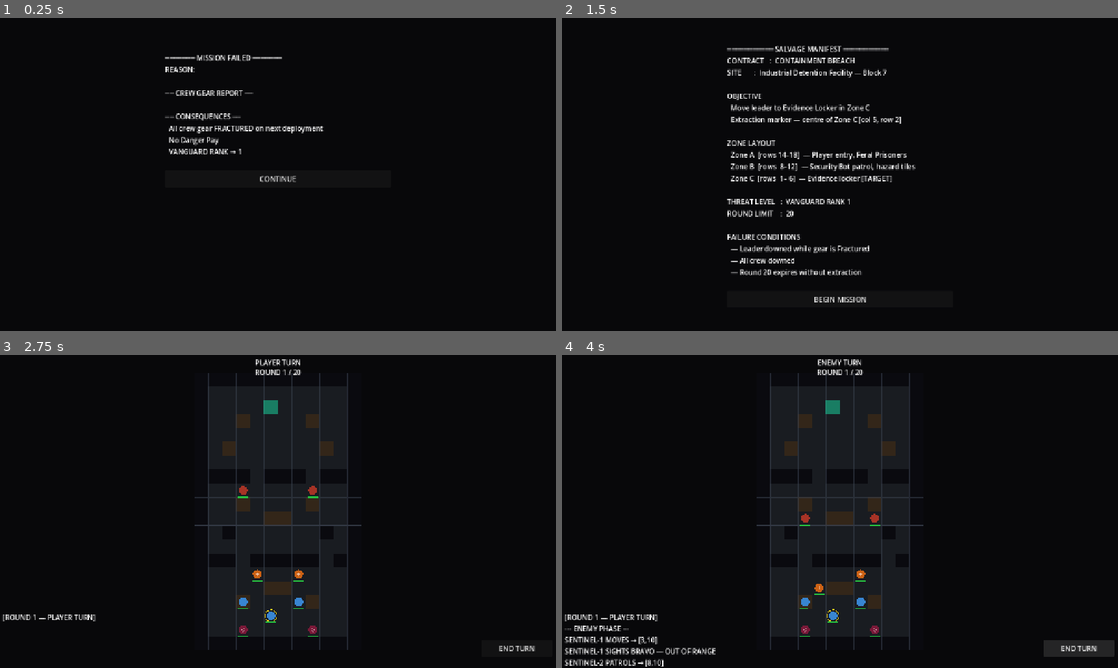
Above: before the commit, frames 1-4 (two rows, left to right).
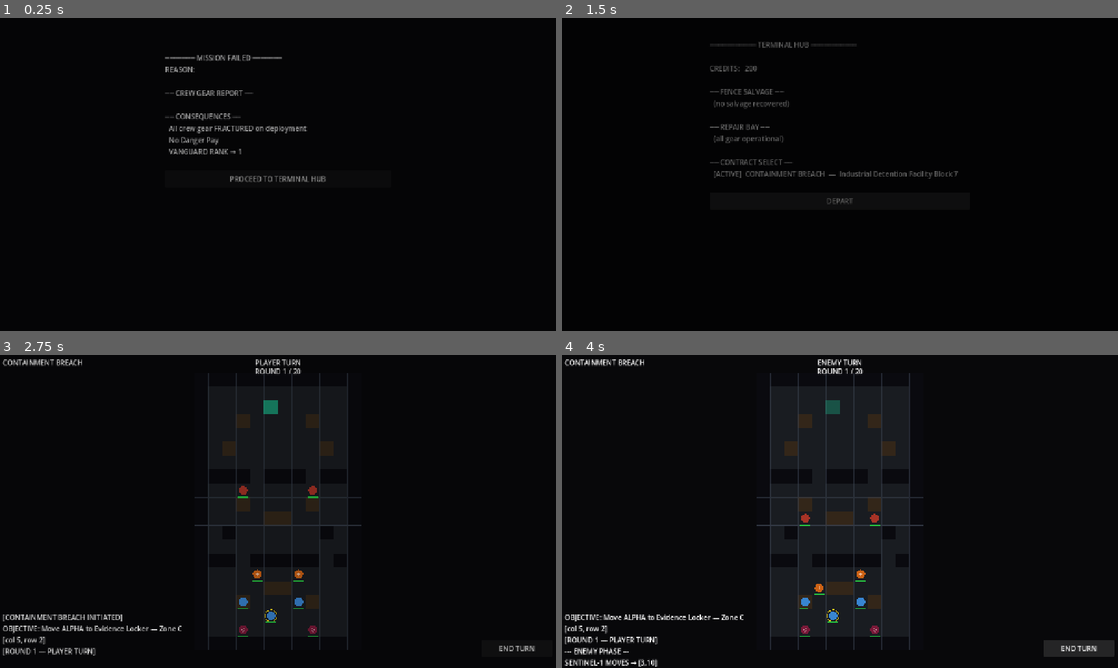
Above: after the commit, the same moments.

Repository: kavemankai/wizcool
Game: Godot game, scene res://scenes/MissionResult.tscn
Two runs of this game, one before a commit and one after it. Both use one fixed random seed, a clock stepped at 60 frames per second and the inputs below. Before the commit the project has no main scene; this scene is started directly in both runs.
Inputs (mouse positions are in pixels of both pictures, inside the frame that each line leads up to):
- Up to frame 1 (0.25 s): no input
- Up to frame 2 (1.5 s): click "CONTINUE" (after the commit: "PROCEED TO TERMINAL HUB") at 0.5 s; click (840, 199) at 1.25 s, where only the run after the commit has a clickable "DEPART"
- Up to frame 3 (2.75 s): click "BEGIN MISSION" at 2 s
- Up to frame 4 (4 s): click "END TURN" at 2.75 s; click "END TURN" at 3.5 s

The runs differ from the first frame. In frame 1, 1.2% of the frame differs, in the area x 29-59%, y 11-53%; in frame 2, 5.4%, in the area x 26-72%, y 7-91%; in frame 3, 1.6%; in frame 4, 1.8%.

Commit message:
Phase 8-10: Terminal Hub economy, Containment Breach loop, Polish
SaveData: JSON persistence for credits and crew gear across missions
MissionState: danger_pay, loot as dicts, record_result for full handoff
SceneTransition autoload: fade-to-black between all scenes
TerminalHub: fence salvage (+60cr/item), repair broken gear (-80cr), contract display
Main: gear archive with carry-over, fracture-on-fail consequence, DANGER_PAY=150
MissionResult: danger pay display, routes to TerminalHub
GridManager: pulsing extraction tile via _process
HUD: mission label, round counter, show_btn rename
CLAUDE.md: all 10 phases marked complete

Co-Authored-By: Claude Sonnet 4.6 <noreply@anthropic.com>

Diff:
--- a/project.godot
+++ b/project.godot
@@ -8,23 +8,32 @@
 
 config_version=5
 
+[animation]
+
+compatibility/default_parent_skeleton_in_mesh_instance_3d=true
+
 [application]
 
 config/name="Fringe Ledger"
-config/features=PackedStringArray("4.4")
+run/main_scene="res://scenes/Main.tscn"
+config/features=PackedStringArray("4.6")
 config/icon="res://icon.svg"
 config/run/main_scene="res://scenes/SalvageManifest.tscn"
 
 [autoload]
 
 MissionState="*res://scripts/MissionState.gd"
+SceneTransition="*res://scripts/SceneTransition.gd"
 
 [display]
 
 window/size/viewport_width=1280
 window/size/viewport_height=720
 window/stretch/mode="canvas_items"
-window/stretch/aspect="keep"
+
+[dotnet]
+
+project/assembly_name="Fringe Ledger"
 
 [physics]
 
--- /dev/null
+++ b/scenes/TerminalHub.tscn
@@ -0,0 +1,6 @@
+[gd_scene load_steps=2 format=3]
+
+[ext_resource type="Script" path="res://scripts/TerminalHub.gd" id="1_hub"]
+
+[node name="TerminalHub" type="Control"]
+script = ExtResource("1_hub")
--- a/scripts/GridManager.gd
+++ b/scripts/GridManager.gd
@@ -24,11 +24,17 @@
 var _attack_highlights: Array[GridPos] = []
 var _warning_tiles: Array[GridPos] = []
 var _extraction_tile: GridPos = null
+var _extract_time: float = 0.0
 
 func _ready() -> void:
 	_init_tiles()
 	_place_prototype_layout()
 	queue_redraw()
+
+func _process(delta: float) -> void:
+	if _extraction_tile != null:
+		_extract_time += delta
+		queue_redraw()
 
 func _init_tiles() -> void:
 	tiles.resize(GRID_WIDTH)
@@ -98,9 +104,12 @@
 		draw_rect(Rect2(pos.x * TILE_SIZE, pos.y * TILE_SIZE, TILE_SIZE, TILE_SIZE), WARNING_HIGHLIGHT)
 
 	if _extraction_tile != null:
+		var pulse := sin(_extract_time * 2.8) * 0.18 + 0.48
+		var ecol := EXTRACT_HIGHLIGHT
+		ecol.a = pulse
 		draw_rect(
 			Rect2(_extraction_tile.x * TILE_SIZE, _extraction_tile.y * TILE_SIZE, TILE_SIZE, TILE_SIZE),
-			EXTRACT_HIGHLIGHT
+			ecol
 		)
 
 func get_tile_type(pos: GridPos) -> int:
--- a/scripts/HUD.gd
+++ b/scripts/HUD.gd
@@ -6,6 +6,7 @@
 
 const MAX_LOG := 8
 
+var _mission_label: Label
 var _phase_label: Label
 var _round_label: Label
 var _unit_label: Label
@@ -21,9 +22,12 @@
 	root.mouse_filter = Control.MOUSE_FILTER_IGNORE
 	add_child(root)
 
-	_phase_label = _label(root, Rect2(530, 6, 220, 22), "PLAYER TURN",
+	_mission_label = _label(root, Rect2(6, 6, 340, 20), "CONTAINMENT BREACH",
+			HORIZONTAL_ALIGNMENT_LEFT)
+
+	_phase_label = _label(root, Rect2(530, 6, 220, 20), "PLAYER TURN",
 			HORIZONTAL_ALIGNMENT_CENTER)
-	_round_label = _label(root, Rect2(530, 28, 220, 18), "ROUND 1 / 20",
+	_round_label = _label(root, Rect2(530, 26, 220, 18), "ROUND 1 / 20",
 			HORIZONTAL_ALIGNMENT_CENTER)
 
 	_unit_label = _label(root, Rect2(908, 6, 364, 200), "")
@@ -65,8 +69,8 @@
 func set_round(n: int) -> void:
 	_round_label.text = "ROUND %d / 20" % n
 
-func set_field_patch_visible(show: bool) -> void:
-	_field_patch_btn.visible = show
+func set_field_patch_visible(show_btn: bool) -> void:
+	_field_patch_btn.visible = show_btn
 
 func show_unit(unit: Unit) -> void:
 	if unit == null:
--- a/scripts/Main.gd
+++ b/scripts/Main.gd
@@ -4,7 +4,8 @@
 enum InputState { IDLE, ACTING }
 
 const ROUND_LIMIT: int = 20
-const EXTRACTION_POS := Vector2i(5, 2)   # Zone C — Evidence Locker
+const EXTRACTION_POS := Vector2i(5, 2)
+const DANGER_PAY := 150
 
 var units: Array[Unit] = []
 var game_phase: GamePhase = GamePhase.PLAYER_TURN
@@ -15,6 +16,9 @@
 var dropped_loot: Array[GearItem] = []
 var rival_rank: int = 1
 var hazard_manager: HazardManager = null
+
+# unit_id → {is_leader: bool, gear: [{item_id, slot, state: "INTACT"|"FRACTURED"|"BROKEN"}]}
+var _gear_archive: Dictionary = {}
 
 @onready var grid_manager: GridManager = $GridManager
 @onready var unit_layer: Node2D = $UnitLayer
@@ -35,6 +39,8 @@
 	grid_manager.set_extraction_tile(GridPos.new(EXTRACTION_POS.x, EXTRACTION_POS.y))
 	_spawn_units()
 	hud.set_round(round_number)
+	hud.log("[CONTAINMENT BREACH INITIATED]")
+	hud.log("OBJECTIVE: Move ALPHA to Evidence Locker — Zone C [col 5, row 2]")
 	hud.log("[ROUND 1 — PLAYER TURN]")
 
 # ---------------------------------------------------------------------------
@@ -42,22 +48,28 @@
 # ---------------------------------------------------------------------------
 
 func _spawn_units() -> void:
-	# --- Player crew — Zone A (rows 14–18, bottom) ---
+	var saved_gear := SaveData.load_crew_gear()
+
 	var alpha := _make_unit("ALPHA", true, true, 6, 2, 3, 4)
 	alpha.gear.append(GearItem.make_weapon("PLASMA-CUTTER", 2, 3))
 	alpha.gear.append(GearItem.make_medical_kit("FIELD-PATCH-KIT"))
 	_place(alpha, GridPos.new(5, 17))
+	_apply_saved_gear(alpha, saved_gear)
+	_archive_unit(alpha)
 
 	var bravo := _make_unit("BRAVO", true, false, 5, 2, 4, 2)
 	bravo.gear.append(GearItem.make_weapon("IMPACT-WRENCH", 1, 2))
 	bravo.gear.append(GearItem.make_armor("WORK-HARNESS", 1))
 	_place(bravo, GridPos.new(3, 16))
+	_apply_saved_gear(bravo, saved_gear)
+	_archive_unit(bravo)
 
 	var charlie := _make_unit("CHARLIE", true, false, 4, 3, 3, 5)
 	charlie.gear.append(GearItem.make_weapon("LONG-BORE-DRILL", 1, 2))
 	_place(charlie, GridPos.new(7, 16))
-
-	# --- Security Bots — Zone B (rows 8–12), Guardian archetype ---
+	_apply_saved_gear(charlie, saved_gear)
+	_archive_unit(charlie)
+
 	var s1 := _make_unit("SENTINEL-1", false, false, 4, 2, 2, 2)
 	s1.archetype = Unit.Archetype.GUARDIAN
 	s1.zone_min_row = 8
@@ -72,7 +84,6 @@
 	s2.patrol_path = [GridPos.new(8, 8), GridPos.new(8, 11)]
 	_place(s2, GridPos.new(8, 8))
 
-	# --- Feral Prisoners — Zone A/B boundary, Rampaging archetype ---
 	var p1 := _make_unit("PRISONER-1", false, false, 3, 2, 4, 1)
 	p1.archetype = Unit.Archetype.RAMPAGING
 	_place(p1, GridPos.new(4, 14))
@@ -81,7 +92,6 @@
 	p2.archetype = Unit.Archetype.RAMPAGING
 	_place(p2, GridPos.new(7, 14))
 
-	# --- Vanguard — rank-based spawn ---
 	_spawn_vanguard()
 
 func _spawn_vanguard() -> void:
@@ -133,6 +143,60 @@
 
 func _place(unit: Unit, pos: GridPos) -> void:
 	unit.place_at(pos, grid_manager)
+
+# ---------------------------------------------------------------------------
+# Gear archive helpers
+# ---------------------------------------------------------------------------
+
+func _archive_unit(unit: Unit) -> void:
+	var gear_data: Array = []
+	for item: GearItem in unit.gear:
+		gear_data.append({"item_id": item.item_id, "slot": item.slot, "state": _state_str(item.state)})
+	_gear_archive[unit.unit_id] = {"is_leader": unit.is_leader, "gear": gear_data}
+
+func _apply_saved_gear(unit: Unit, saved: Array) -> void:
+	for entry in saved:
+		if entry.get("unit_id", "") == unit.unit_id:
+			for gear_data in entry.get("gear", []):
+				for item: GearItem in unit.gear:
+					if item.item_id == gear_data.get("item_id", ""):
+						item.state = _state_from_str(gear_data.get("state", "INTACT"))
+						break
+			break
+
+func _state_str(state: int) -> String:
+	match state:
+		GearItem.GearState.FRACTURED: return "FRACTURED"
+		GearItem.GearState.BROKEN:    return "BROKEN"
+	return "INTACT"
+
+func _state_from_str(s: String) -> int:
+	match s:
+		"FRACTURED": return GearItem.GearState.FRACTURED
+		"BROKEN":    return GearItem.GearState.BROKEN
+	return GearItem.GearState.INTACT
+
+func _build_crew_snapshot() -> Array:
+	var snap: Array = []
+	for unit_id: String in _gear_archive:
+		var entry: Dictionary = _gear_archive[unit_id]
+		snap.append({
+			"unit_id": unit_id,
+			"is_leader": entry.get("is_leader", false),
+			"gear": entry.get("gear", []).duplicate()
+		})
+	return snap
+
+func _save_crew_gear_to_disk() -> void:
+	var data: Array = []
+	for unit_id: String in _gear_archive:
+		var entry: Dictionary = _gear_archive[unit_id]
+		data.append({
+			"unit_id": unit_id,
+			"is_leader": entry.get("is_leader", false),
+			"gear": entry.get("gear", [])
+		})
+	SaveData.save_crew_gear(data)
 
 # ---------------------------------------------------------------------------
 # Input
@@ -236,7 +300,7 @@
 	return false
 
 # ---------------------------------------------------------------------------
-# Combat (player side)
+# Combat
 # ---------------------------------------------------------------------------
 
 func _can_attack(attacker: Unit, target: Unit) -> bool:
@@ -253,7 +317,7 @@
 	unit.has_moved = true
 	hud.log("%s → [%d,%d]" % [unit.unit_id, pos.x, pos.y])
 	if unit.is_leader and pos.x == EXTRACTION_POS.x and pos.y == EXTRACTION_POS.y:
-		hud.log("=== LEADER REACHES EVIDENCE LOCKER — EXTRACTING ===")
+		hud.log("=== EVIDENCE SECURED — EXTRACTION SUCCESSFUL ===")
 		_on_mission_success()
 
 func _do_attack(attacker: Unit, target: Unit) -> void:
@@ -287,7 +351,7 @@
 			_check_game_over()
 
 # ---------------------------------------------------------------------------
-# Field Patch action
+# Field Patch
 # ---------------------------------------------------------------------------
 
 func _can_field_patch(unit: Unit) -> bool:
@@ -332,8 +396,8 @@
 	active_unit.gear.remove_at(kit_index)
 	active_unit.has_attacked = true
 	active_unit.queue_redraw()
-	hud.log("%s FIELD-PATCHES %s [+%d MOD RESTORED]" % [
-		active_unit.unit_id, target_item.item_id, target_item.modifier / 2])
+	hud.log("%s FIELD-PATCHES %s [MODIFIER PARTIALLY RESTORED]" % [
+		active_unit.unit_id, target_item.item_id])
 	_refresh_highlights()
 	hud.set_field_patch_visible(false)
 	if not active_unit.can_act():
@@ -354,7 +418,6 @@
 	hud.set_phase(false)
 	hud.log("--- ENEMY PHASE ---")
 
-	# Build ordered queue: Guardian → Rampaging → Tactical
 	var queue: Array[Unit] = []
 	for archetype_val in [Unit.Archetype.GUARDIAN, Unit.Archetype.RAMPAGING, Unit.Archetype.TACTICAL]:
 		for u in units:
@@ -385,7 +448,6 @@
 	if game_phase == GamePhase.GAME_OVER:
 		return
 
-	# Apply hazard damage to any unit on warning tiles
 	var warned := grid_manager.get_warning_tiles()
 	if warned.size() > 0:
 		for u: Unit in units.duplicate():
@@ -428,7 +490,6 @@
 			u.has_attacked = false
 			u.queue_redraw()
 
-	# Set warning tiles for the new round if a hazard is incoming
 	var next_zone := hazard_manager.get_active_zone(round_number)
 	if next_zone.size() > 0:
 		grid_manager.set_warning_tiles(next_zone)
@@ -439,7 +500,6 @@
 	hud.set_round(round_number)
 	hud.log("--- ROUND %d — PLAYER TURN ---" % round_number)
 
-# Remove units flagged as downed; collect loot from downed Vanguard units.
 # Returns true if the player leader was among those flushed.
 func _flush_downed() -> bool:
 	var leader_fell := false
@@ -450,7 +510,9 @@
 			if u.is_player and u.is_leader:
 				leader_fell = true
 	for u in to_remove:
-		if u.archetype == Unit.Archetype.TACTICAL:
+		if u.is_player:
+			_archive_unit(u)
+		elif u.archetype == Unit.Archetype.TACTICAL:
 			for item: GearItem in u.gear:
 				if item.state == GearItem.GearState.BROKEN:
 					dropped_loot.append(item)
@@ -473,7 +535,7 @@
 			enemies_up += 1
 
 	if enemies_up == 0:
-		hud.log("=== AREA CLEAR — MISSION COMPLETE ===")
+		hud.log("=== AREA CLEAR — CONTAINMENT BREACH COMPLETE ===")
 		_on_mission_success()
 	elif players_up == 0:
 		hud.log("=== ALL CREW DOWN — MISSION FAILED ===")
@@ -485,25 +547,43 @@
 
 func _on_mission_success() -> void:
 	game_phase = GamePhase.GAME_OVER
+	for u in _get_player_units():
+		_archive_unit(u)
+	_save_crew_gear_to_disk()
+	SaveData.save_credits(SaveData.load_credits() + DANGER_PAY)
 	var ms: MissionState = get_node("/root/MissionState")
-	ms.record_result(true, "", _get_player_units(), dropped_loot, rival_rank)
-	await get_tree().create_timer(2.0).timeout
-	get_tree().change_scene_to_file("res://scenes/MissionResult.tscn")
+	ms.record_result(true, "", _build_crew_snapshot(), dropped_loot, rival_rank, DANGER_PAY)
+	await get_tree().create_timer(1.5).timeout
+	get_node("/root/SceneTransition").change_to("res://scenes/MissionResult.tscn")
 
 func _on_mission_fail(reason: String) -> void:
 	game_phase = GamePhase.GAME_OVER
 	rival_rank += 1
 	SaveData.save_rival_rank(rival_rank)
 	hud.log("VANGUARD RANK NOW %d" % rival_rank)
-	for u in units:
-		if u.is_player:
-			for item: GearItem in u.gear:
-				if item.state == GearItem.GearState.INTACT:
-					item.state = GearItem.GearState.FRACTURED
+
+	# Fracture living crew gear then archive
+	for u in _get_player_units():
+		for item: GearItem in u.gear:
+			if item.state == GearItem.GearState.INTACT:
+				item.state = GearItem.GearState.FRACTURED
+		_archive_unit(u)
+
+	# Fracture any INTACT items still in archive (from previously downed crew)
+	for unit_id: String in _gear_archive:
+		for item_data: Dictionary in _gear_archive[unit_id]["gear"]:
+			if item_data.get("state", "INTACT") == "INTACT":
+				item_data["state"] = "FRACTURED"
+
+	_save_crew_gear_to_disk()
 	var ms: MissionState = get_node("/root/MissionState")
-	ms.record_result(false, reason, _get_player_units(), dropped_loot, rival_rank)
-	await get_tree().create_timer(2.0).timeout
-	get_tree().change_scene_to_file("res://scenes/MissionResult.tscn")
+	ms.record_result(false, reason, _build_crew_snapshot(), dropped_loot, rival_rank, 0)
+	await get_tree().create_timer(1.5).timeout
+	get_node("/root/SceneTransition").change_to("res://scenes/MissionResult.tscn")
+
+# ---------------------------------------------------------------------------
+# Helpers
+# ---------------------------------------------------------------------------
 
 func _get_player_units() -> Array:
 	var result: Array = []
@@ -512,10 +592,6 @@
 			result.append(u)
 	return result
 
-# ---------------------------------------------------------------------------
-# Helpers
-# ---------------------------------------------------------------------------
-
 func _unit_at_screen(screen_pos: Vector2) -> Unit:
 	for u in units:
 		if not u.is_downed and u.contains_point(screen_pos):
--- a/scripts/MissionResult.gd
+++ b/scripts/MissionResult.gd
@@ -10,14 +10,15 @@
 
 	var vbox := VBoxContainer.new()
 	vbox.set_position(Vector2(380, 80))
-	vbox.set_size(Vector2(520, 560))
+	vbox.set_size(Vector2(520, 600))
 	add_child(vbox)
 
 	var ms: MissionState = get_node("/root/MissionState")
 
 	if ms.success:
 		_row(vbox, "═══════ MISSION COMPLETE ═══════")
-		_row(vbox, "EXTRACTION SUCCESSFUL — EVIDENCE SECURED")
+		_row(vbox, "EVIDENCE SECURED — CREW EXTRACTED")
+		_row(vbox, "DANGER PAY: +%d CREDITS" % ms.danger_pay)
 	else:
 		_row(vbox, "═══════ MISSION FAILED ═══════")
 		_row(vbox, "REASON: " + ms.fail_reason)
@@ -27,35 +28,38 @@
 
 	for entry: Dictionary in ms.crew_snapshot:
 		var tag: String = " [LEADER]" if entry.get("is_leader", false) else ""
-		_row(vbox, entry["unit_id"] + tag)
+		_row(vbox, entry.get("unit_id", "?") + tag)
 		var gear_list: Array = entry.get("gear", [])
 		if gear_list.is_empty():
 			_row(vbox, "  (no gear)")
 		else:
 			for item: Dictionary in gear_list:
 				_row(vbox, "  %-24s [%s]  %s" % [
-					item["item_id"],
-					item["slot"].to_upper(),
-					item["state"]
+					item.get("item_id", "?"),
+					item.get("slot", "?").to_upper(),
+					item.get("state", "?")
 				])
 
 	if ms.loot.size() > 0:
 		_row(vbox, "")
 		_row(vbox, "── LOOT RECOVERED ──")
-		for item_id: String in ms.loot:
-			_row(vbox, "  " + item_id)
+		for loot_item: Dictionary in ms.loot:
+			_row(vbox, "  %s [%s]" % [
+				loot_item.get("item_id", "?"),
+				loot_item.get("slot", "?").to_upper()
+			])
 
 	if not ms.success:
 		_row(vbox, "")
 		_row(vbox, "── CONSEQUENCES ──")
-		_row(vbox, "  All crew gear FRACTURED on next deployment")
+		_row(vbox, "  All crew gear FRACTURED on deployment")
 		_row(vbox, "  No Danger Pay")
 		_row(vbox, "  VANGUARD RANK → %d" % ms.rival_rank)
 
 	_row(vbox, "")
 
 	var btn := Button.new()
-	btn.text = "CONTINUE"
+	btn.text = "PROCEED TO TERMINAL HUB"
 	btn.custom_minimum_size = Vector2(0, 40)
 	btn.pressed.connect(_on_continue)
 	vbox.add_child(btn)
@@ -67,4 +71,4 @@
 	parent.add_child(lbl)
 
 func _on_continue() -> void:
-	get_tree().change_scene_to_file("res://scenes/SalvageManifest.tscn")
+	get_node("/root/SceneTransition").change_to("res://scenes/TerminalHub.tscn")
--- a/scripts/MissionState.gd
+++ b/scripts/MissionState.gd
@@ -2,30 +2,28 @@
 
 var success: bool = false
 var fail_reason: String = ""
-var crew_snapshot: Array[Dictionary] = []
-var loot: Array[String] = []
+# [{unit_id, is_leader, gear: [{item_id, slot, state: "INTACT"|"FRACTURED"|"BROKEN"}]}]
+var crew_snapshot: Array = []
+# [{item_id, slot, state: "BROKEN"}]
+var loot: Array = []
 var rival_rank: int = 1
+var danger_pay: int = 0
 
 func record_result(
 		is_success: bool,
 		reason: String,
-		crew: Array,
+		crew_snap: Array,
 		dropped: Array,
-		rank: int
+		rank: int,
+		pay: int
 ) -> void:
 	success = is_success
 	fail_reason = reason
 	rival_rank = rank
+	danger_pay = pay
 	loot = []
 	for item in dropped:
-		loot.append(item.item_id)
+		loot.append({"item_id": item.item_id, "slot": item.slot, "state": "BROKEN"})
 	crew_snapshot = []
-	for u in crew:
-		var entry: Dictionary = {"unit_id": u.unit_id, "is_leader": u.is_leader, "gear": []}
-		for item in u.gear:
-			entry["gear"].append({
-				"item_id": item.item_id,
-				"slot": item.slot,
-				"state": item.state_label()
-			})
+	for entry in crew_snap:
 		crew_snapshot.append(entry)
--- a/scripts/SalvageManifest.gd
+++ b/scripts/SalvageManifest.gd
@@ -50,4 +50,4 @@
 	parent.add_child(lbl)
 
 func _on_begin() -> void:
-	get_tree().change_scene_to_file("res://scenes/Main.tscn")
+	get_node("/root/SceneTransition").change_to("res://scenes/Main.tscn")
--- a/scripts/SaveData.gd
+++ b/scripts/SaveData.gd
@@ -2,23 +2,53 @@
 extends RefCounted
 
 const SAVE_PATH := "user://fringe_ledger.save"
+const STARTING_CREDITS := 200
 
-static func load_rival_rank() -> int:
+static func _read() -> Dictionary:
 	if not FileAccess.file_exists(SAVE_PATH):
-		return 1
+		return {}
 	var file := FileAccess.open(SAVE_PATH, FileAccess.READ)
 	if file == null:
-		return 1
-	var json_str := file.get_as_text()
+		return {}
+	var parsed: Variant = JSON.parse_string(file.get_as_text())
 	file.close()
-	var parsed: Variant = JSON.parse_string(json_str)
-	if parsed == null or not parsed is Dictionary:
-		return 1
-	return int(parsed.get("rival_rank", 1))
+	if not parsed is Dictionary:
+		return {}
+	return parsed
 
-static func save_rival_rank(rank: int) -> void:
+static func _write(data: Dictionary) -> void:
 	var file := FileAccess.open(SAVE_PATH, FileAccess.WRITE)
 	if file == null:
 		return
-	file.store_string(JSON.stringify({"rival_rank": rank}))
+	file.store_string(JSON.stringify(data, "\t"))
 	file.close()
+
+static func load_rival_rank() -> int:
+	return int(_read().get("rival_rank", 1))
+
+static func save_rival_rank(rank: int) -> void:
+	var d := _read()
+	d["rival_rank"] = rank
+	_write(d)
+
+static func load_credits() -> int:
+	return int(_read().get("credits", STARTING_CREDITS))
+
+static func save_credits(credits: int) -> void:
+	var d := _read()
+	d["credits"] = credits
+	_write(d)
+
+# Crew gear format:
+# Array of { unit_id: String, is_leader: bool, gear: Array of { item_id, slot, state } }
+# where state is "INTACT" | "FRACTURED" | "BROKEN"
+static func load_crew_gear() -> Array:
+	var v: Variant = _read().get("crew_gear", [])
+	if v is Array:
+		return v
+	return []
+
+static func save_crew_gear(crew_data: Array) -> void:
+	var d := _read()
+	d["crew_gear"] = crew_data
+	_write(d)
--- /dev/null
+++ b/scripts/SceneTransition.gd
@@ -0,0 +1,30 @@
+extends CanvasLayer
+
+var _overlay: ColorRect
+var _tween: Tween = null
+
+func _ready() -> void:
+	layer = 100
+	_overlay = ColorRect.new()
+	_overlay.set_anchors_preset(Control.PRESET_FULL_RECT)
+	_overlay.color = Color.BLACK
+	_overlay.modulate.a = 1.0
+	_overlay.mouse_filter = Control.MOUSE_FILTER_IGNORE
+	add_child(_overlay)
+	_start_fade_in()
+
+func change_to(path: String) -> void:
+	if _tween:
+		_tween.kill()
+	_tween = create_tween()
+	_tween.tween_property(_overlay, "modulate:a", 1.0, 0.3)
+	_tween.tween_callback(get_tree().change_scene_to_file.bind(path))
+	_tween.tween_interval(0.05)
+	_tween.tween_property(_overlay, "modulate:a", 0.0, 0.4)
+
+func _start_fade_in() -> void:
+	if _tween:
+		_tween.kill()
+	_overlay.modulate.a = 1.0
+	_tween = create_tween()
+	_tween.tween_property(_overlay, "modulate:a", 0.0, 0.4)
--- /dev/null
+++ b/scripts/TerminalHub.gd
@@ -0,0 +1,150 @@
+extends Control
+
+const FENCE_VALUE := 60
+const REPAIR_COST := 80
+
+var _credits: int = 0
+var _credits_label: Label = null
+var _ms: MissionState = null
+var _all_crew_gear: Array = []
+
+func _ready() -> void:
+	set_anchors_preset(Control.PRESET_FULL_RECT)
+
+	var bg := ColorRect.new()
+	bg.set_anchors_preset(Control.PRESET_FULL_RECT)
+	bg.color = Color(0.03, 0.03, 0.04)
+	add_child(bg)
+
+	_ms = get_node("/root/MissionState")
+	_credits = SaveData.load_credits()
+	_all_crew_gear = SaveData.load_crew_gear()
+
+	var vbox := VBoxContainer.new()
+	vbox.set_position(Vector2(340, 50))
+	vbox.set_size(Vector2(600, 620))
+	add_child(vbox)
+
+	_row(vbox, "═══════════ TERMINAL HUB ═══════════")
+	_row(vbox, "")
+
+	# Credits balance
+	var credits_hbox := HBoxContainer.new()
+	vbox.add_child(credits_hbox)
+	_inline(credits_hbox, "CREDITS:  ")
+	_credits_label = Label.new()
+	_credits_label.text = str(_credits)
+	credits_hbox.add_child(_credits_label)
+
+	_row(vbox, "")
+	_row(vbox, "── FENCE SALVAGE ──")
+
+	if _ms.loot.is_empty():
+		_row(vbox, "  (no salvage recovered)")
+	else:
+		for loot_item: Dictionary in _ms.loot:
+			_add_fence_row(vbox, loot_item)
+
+	_row(vbox, "")
+	_row(vbox, "── REPAIR BAY ──")
+
+	var has_broken := false
+	for crew_entry: Dictionary in _all_crew_gear:
+		for item_data: Dictionary in crew_entry.get("gear", []):
+			if item_data.get("state", "") == "BROKEN":
+				_add_repair_row(vbox, crew_entry.get("unit_id", "?"), item_data)
+				has_broken = true
+	if not has_broken:
+		_row(vbox, "  (all gear operational)")
+
+	_row(vbox, "")
+	_row(vbox, "── CONTRACT SELECT ──")
+	_row(vbox, "  [ACTIVE]  CONTAINMENT BREACH  —  Industrial Detention Facility Block 7")
+	_row(vbox, "")
+
+	var depart_btn := Button.new()
+	depart_btn.text = "DEPART"
+	depart_btn.custom_minimum_size = Vector2(0, 40)
+	depart_btn.pressed.connect(_on_depart)
+	vbox.add_child(depart_btn)
+
+func _add_fence_row(parent: VBoxContainer, loot_item: Dictionary) -> void:
+	var hbox := HBoxContainer.new()
+	parent.add_child(hbox)
+	var item_id: String = loot_item.get("item_id", "?")
+	var slot: String = loot_item.get("slot", "?").to_upper()
+
+	var lbl := Label.new()
+	lbl.text = "  %s [%s]" % [item_id, slot]
+	lbl.size_flags_horizontal = Control.SIZE_EXPAND_FILL
+	hbox.add_child(lbl)
+
+	var val_lbl := Label.new()
+	val_lbl.text = "+%d cr" % FENCE_VALUE
+	hbox.add_child(val_lbl)
+
+	var btn := Button.new()
+	btn.text = "FENCE"
+	btn.pressed.connect(func() -> void:
+		_credits += FENCE_VALUE
+		_credits_label.text = str(_credits)
+		SaveData.save_credits(_credits)
+		lbl.text = lbl.text + "  [SOLD]"
+		btn.disabled = true
+		val_lbl.text = ""
+	)
+	hbox.add_child(btn)
+
+func _add_repair_row(parent: VBoxContainer, unit_id: String, item_data: Dictionary) -> void:
+	var hbox := HBoxContainer.new()
+	parent.add_child(hbox)
+	var item_id: String = item_data.get("item_id", "?")
+
+	var lbl := Label.new()
+	lbl.text = "  %-8s  %s  [BROKEN]" % [unit_id, item_id]
+	lbl.size_flags_horizontal = Control.SIZE_EXPAND_FILL
+	hbox.add_child(lbl)
+
+	var cost_lbl := Label.new()
+	cost_lbl.text = "-%d cr" % REPAIR_COST
+	hbox.add_child(cost_lbl)
+
+	var btn := Button.new()
+	btn.text = "REPAIR"
+	btn.pressed.connect(func() -> void:
+		if _credits < REPAIR_COST:
+			lbl.text = lbl.text + "  [INSUFFICIENT FUNDS]"
+			return
+		_credits -= REPAIR_COST
+		_credits_label.text = str(_credits)
+		SaveData.save_credits(_credits)
+		_do_repair(unit_id, item_id)
+		lbl.text = lbl.text.replace("[BROKEN]", "[REPAIRED]")
+		btn.disabled = true
+		cost_lbl.text = ""
+	)
+	hbox.add_child(btn)
+
+func _do_repair(unit_id: String, item_id: String) -> void:
+	for crew_entry: Dictionary in _all_crew_gear:
+		if crew_entry.get("unit_id", "") == unit_id:
+			for item_data: Dictionary in crew_entry.get("gear", []):
+				if item_data.get("item_id", "") == item_id \
+						and item_data.get("state", "") == "BROKEN":
+					item_data["state"] = "INTACT"
+					SaveData.save_crew_gear(_all_crew_gear)
+					return
+
+func _row(parent: Control, text: String) -> void:
+	var lbl := Label.new()
+	lbl.text = text
+	lbl.autowrap_mode = TextServer.AUTOWRAP_WORD
+	parent.add_child(lbl)
+
+func _inline(parent: Control, text: String) -> void:
+	var lbl := Label.new()
+	lbl.text = text
+	parent.add_child(lbl)
+
+func _on_depart() -> void:
+	get_node("/root/SceneTransition").change_to("res://scenes/SalvageManifest.tscn")
Not shown, added: scripts/SceneTransition.gd.uid
Not shown, added: scripts/TerminalHub.gd.uid
Not shown, changed: CLAUDE.md
